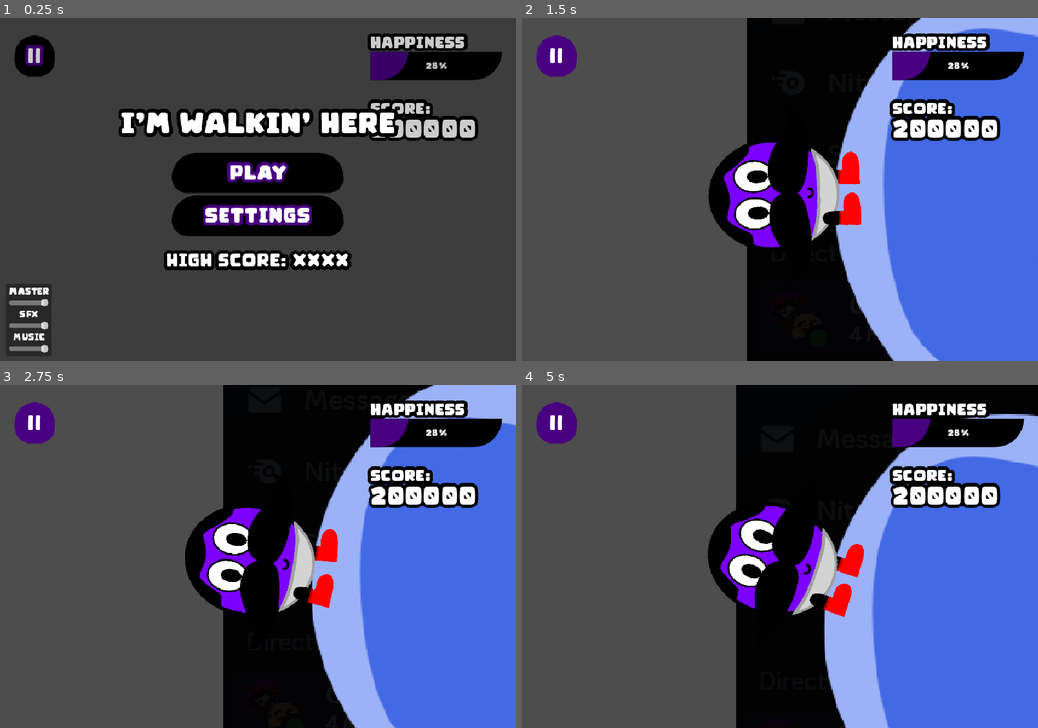
Above: before the commit, frames 1-4 (two rows, left to right).
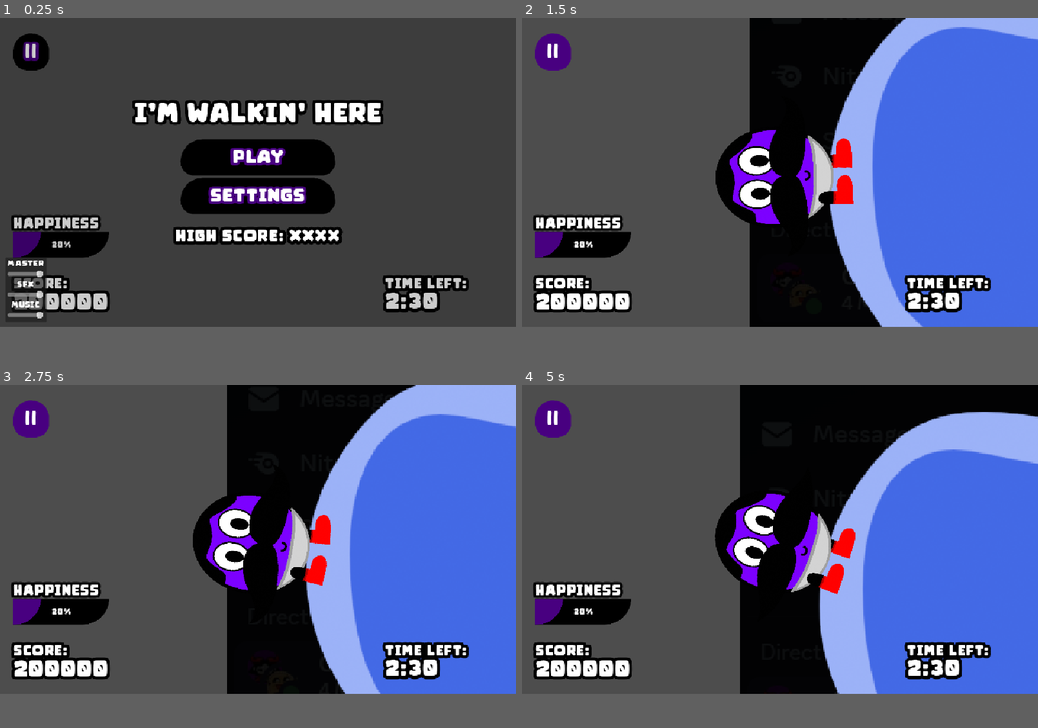
Above: after the commit, the same moments.

Repository: HyperGameDev/im-walking-here
Game: Godot game, scene res://scenes/main_scene.tscn
Two runs of this game, one before a commit and one after it. Both use one fixed random seed, a clock stepped at 60 frames per second and the inputs below.
Inputs:
- Up to frame 1 (0.25 s): no input
- Up to frame 2 (1.5 s): click "PLAY" at 0.5 s; click "||" at 1.25 s
- Up to frame 3 (2.75 s): click "||" at 2 s
- Up to frame 4 (5 s): click "||" at 2.75 s
In our replay, the window is 800x533 before the commit and 800x480 after it. These sizes can differ from the game's own. Grey fills any space a smaller window leaves; there, only what the larger window draws over its background counts as a difference.

The runs differ from the first frame. In frame 1, 24% of the frame differs, in the area x 1-98%, y 4-98%; in frame 2, 24%; in frame 3, 24%; in frame 4, 24%, in the area x 2-100%, y 0-100%.

Commit message:
UI stuff

Diff:
--- a/project.godot
+++ b/project.godot
@@ -29,7 +29,7 @@
 
 [display]
 
-window/size/viewport_width=900
+window/size/viewport_width=1000
 window/size/viewport_height=600
 window/stretch/mode="canvas_items"
 
--- a/scenes/main_scene.tscn
+++ b/scenes/main_scene.tscn
@@ -46,12 +46,16 @@
 [node name="Container_Left" type="MarginContainer" parent="Gameplay/UI"]
 anchors_preset = 9
 anchor_bottom = 1.0
-offset_right = 184.0
+offset_right = 210.0
 grow_vertical = 2
 theme_override_constants/margin_left = 25
 theme_override_constants/margin_top = 30
 
-[node name="Button_Pause" type="Button" parent="Gameplay/UI/Container_Left"]
+[node name="VSplitContainer" type="VSplitContainer" parent="Gameplay/UI/Container_Left"]
+layout_mode = 2
+split_offset = 345
+
+[node name="Button_Pause" type="Button" parent="Gameplay/UI/Container_Left/VSplitContainer"]
 unique_name_in_owner = true
 custom_minimum_size = Vector2(70, 0)
 layout_mode = 2
@@ -60,6 +64,38 @@
 theme = ExtResource("6_e1cbu")
 theme_override_font_sizes/font_size = 36
 text = "||"
+
+[node name="VBox_Top_UI" type="VBoxContainer" parent="Gameplay/UI/Container_Left/VSplitContainer"]
+layout_mode = 2
+
+[node name="Label_Happiness2" type="Label" parent="Gameplay/UI/Container_Left/VSplitContainer/VBox_Top_UI"]
+layout_mode = 2
+theme = ExtResource("6_e1cbu")
+theme_override_font_sizes/font_size = 27
+text = "Happiness"
+
+[node name="Progress_Happiness" type="ProgressBar" parent="Gameplay/UI/Container_Left/VSplitContainer/VBox_Top_UI"]
+custom_minimum_size = Vector2(0, 50)
+layout_mode = 2
+theme = ExtResource("6_e1cbu")
+value = 28.87
+
+[node name="HSeparator" type="HSeparator" parent="Gameplay/UI/Container_Left/VSplitContainer/VBox_Top_UI"]
+custom_minimum_size = Vector2(0, 30)
+layout_mode = 2
+theme = ExtResource("6_e1cbu")
+
+[node name="Label_Score_Text" type="Label" parent="Gameplay/UI/Container_Left/VSplitContainer/VBox_Top_UI"]
+layout_mode = 2
+theme = ExtResource("6_e1cbu")
+theme_override_font_sizes/font_size = 27
+text = "SCORE:"
+
+[node name="Label_Score_Value" type="Label" parent="Gameplay/UI/Container_Left/VSplitContainer/VBox_Top_UI"]
+layout_mode = 2
+theme = ExtResource("6_e1cbu")
+theme_override_font_sizes/font_size = 42
+text = "200000"
 
 [node name="Container_Right" type="MarginContainer" parent="Gameplay/UI"]
 anchors_preset = 11
@@ -72,37 +108,27 @@
 size_flags_horizontal = 4
 theme_override_constants/margin_top = 30
 theme_override_constants/margin_right = 25
+theme_override_constants/margin_bottom = 30
 
-[node name="VBoxContainer" type="VBoxContainer" parent="Gameplay/UI/Container_Right"]
+[node name="VBox_Bottom_UI" type="VBoxContainer" parent="Gameplay/UI/Container_Right"]
 layout_mode = 2
+alignment = 2
 
-[node name="Label_Happiness2" type="Label" parent="Gameplay/UI/Container_Right/VBoxContainer"]
-layout_mode = 2
-theme = ExtResource("6_e1cbu")
-theme_override_font_sizes/font_size = 27
-text = "Happiness"
-
-[node name="Progress_Happiness" type="ProgressBar" parent="Gameplay/UI/Container_Right/VBoxContainer"]
-custom_minimum_size = Vector2(0, 50)
-layout_mode = 2
-theme = ExtResource("6_e1cbu")
-value = 28.87
-
-[node name="HSeparator" type="HSeparator" parent="Gameplay/UI/Container_Right/VBoxContainer"]
+[node name="HSeparator2" type="HSeparator" parent="Gameplay/UI/Container_Right/VBox_Bottom_UI"]
 custom_minimum_size = Vector2(0, 30)
 layout_mode = 2
 theme = ExtResource("6_e1cbu")
 
-[node name="Label_Score_Text" type="Label" parent="Gameplay/UI/Container_Right/VBoxContainer"]
+[node name="Label_Time_Text" type="Label" parent="Gameplay/UI/Container_Right/VBox_Bottom_UI"]
 layout_mode = 2
 theme = ExtResource("6_e1cbu")
 theme_override_font_sizes/font_size = 27
-text = "SCORE:"
+text = "TIME LEFT:"
 
-[node name="Label_Score_Value" type="Label" parent="Gameplay/UI/Container_Right/VBoxContainer"]
+[node name="Label_Time_Value" type="Label" parent="Gameplay/UI/Container_Right/VBox_Bottom_UI"]
 layout_mode = 2
 theme = ExtResource("6_e1cbu")
 theme_override_font_sizes/font_size = 42
-text = "200000"
+text = "2:30"
 
 [editable path="Gameplay/Path2D/Player"]
